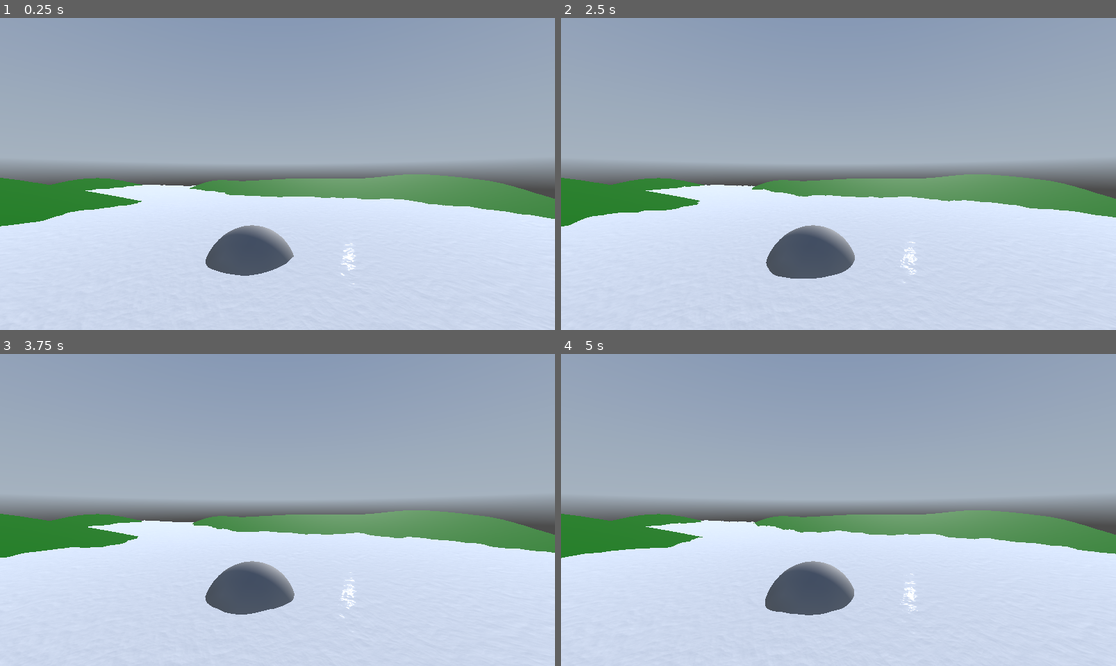
Above: before the commit, frames 1-4 (two rows, left to right).
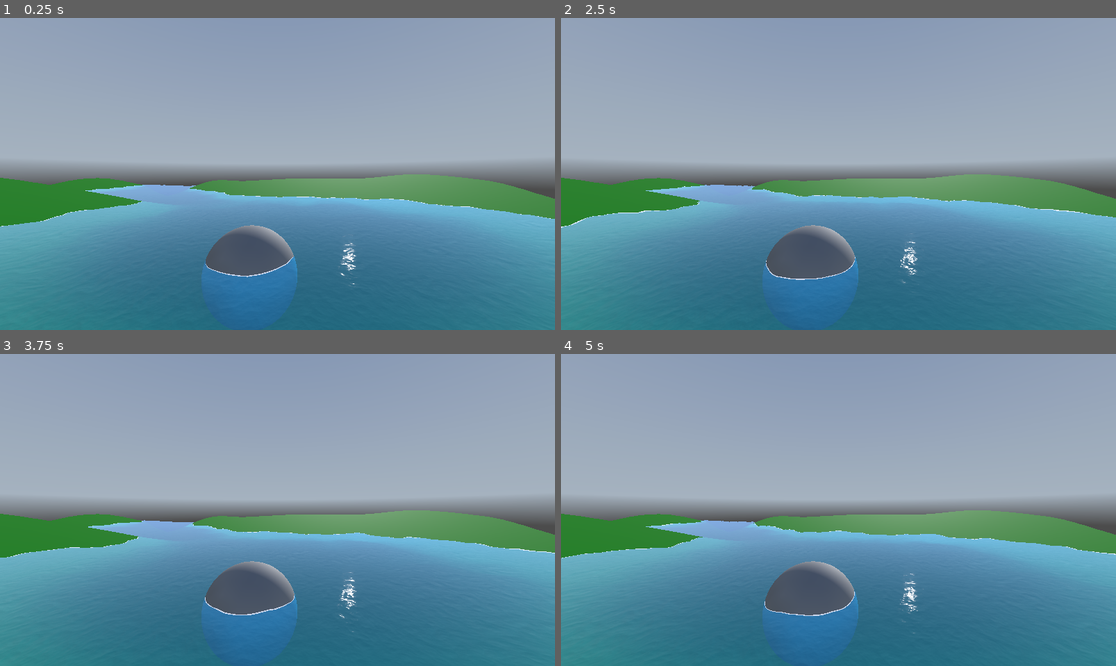
Above: after the commit, the same moments.

Repository: geowarin/WaterShader
Game: Godot game, scene res://Scenes/Map.tscn
The game is run twice, just before and just after one commit, with the same random seed, the same clock (stepped at 60 frames per second) and the same inputs. The project has no main scene, so this scene is started directly. A sky picture missing from this copy of the repository is replaced by a grey-blue gradient.
Inputs:
- Up to frame 1 (0.25 s): no input
- Up to frame 2 (2.5 s): no input
- Up to frame 3 (3.75 s): no input
- Up to frame 4 (5 s): no input

The runs differ from the first frame. In frame 1, 39% of the frame differs, in the area x 0-100%, y 53-100%; in frame 2, 39%; in frame 3, 39%; in frame 4, 39%.

Commit message:
fix depth

Diff:
--- a/Shaders/Water.gdshader
+++ b/Shaders/Water.gdshader
@@ -34,8 +34,9 @@
 {
 	return pow((1.0 - clamp(dot(normalize(normal), normalize(view)), 0.0, 1.0 )), amount);
 }
+
 float edge(float depth){
-	depth = 2.0 * depth - 1.0;
+	depth = 1.0 - 2.0 * depth;
 	return near * far / (far + depth * (near - far));
 }
 
@@ -52,6 +53,15 @@
 	float depth_blend = exp((depth+VERTEX.z + depth_offset) * -beers_law);
 	depth_blend = clamp(1.0 - depth_blend, 0.0, 1.0);
 	float depth_blend_power = clamp(pow(depth_blend, 2.5), 0.0, 1.0);
+
+	//float depth_texture = texture(DEPTH_TEXTURE, SCREEN_UV).x;
+	//vec3 ndc = vec3(SCREEN_UV * 2.0 - 1.0, depth_texture);
+	//vec4 view = INV_PROJECTION_MATRIX * vec4(ndc, 1.0);
+	//view.xyz /= view.w;
+	//float depth_blend = exp((-view.z+VERTEX.z + depth_offset) * -beers_law);
+	//depth_blend = clamp(1.0 - depth_blend, 0.0, 1.0);
+	//float depth_blend_power = clamp(pow(depth_blend, 2.5), 0.0, 1.0);
+
 
 	// Retrieving depth color and applying the deep and shallow colors
 	vec3 screen_color = textureLod(SCREEN_TEXTURE, SCREEN_UV, depth_blend_power * 2.5).rgb;
